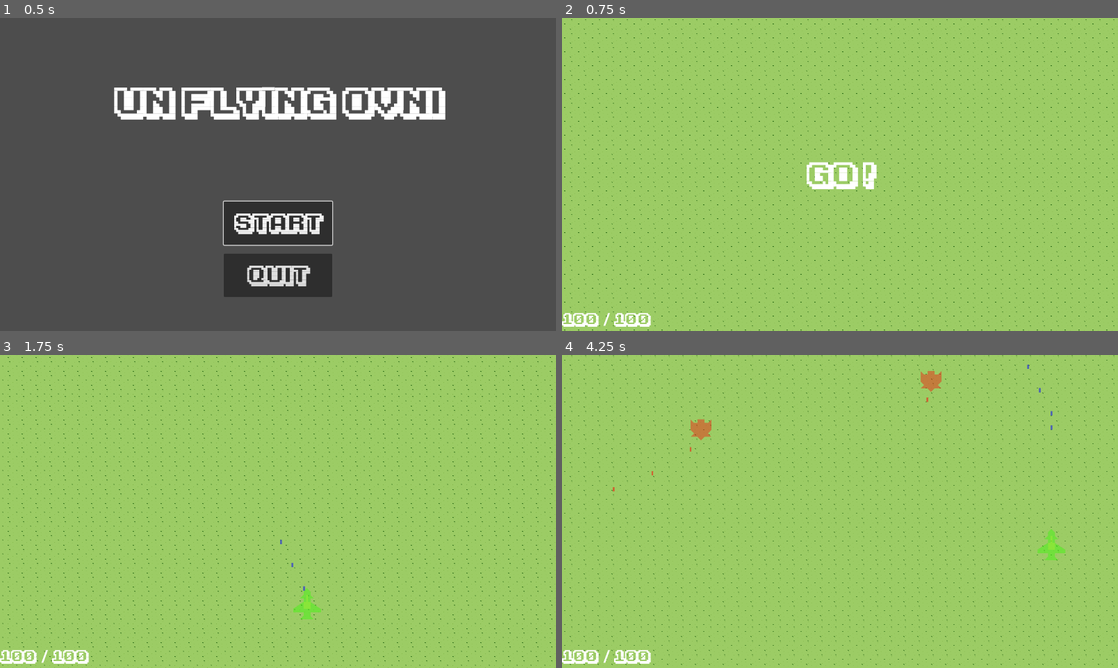
Above: before the commit, frames 1-4 (two rows, left to right).
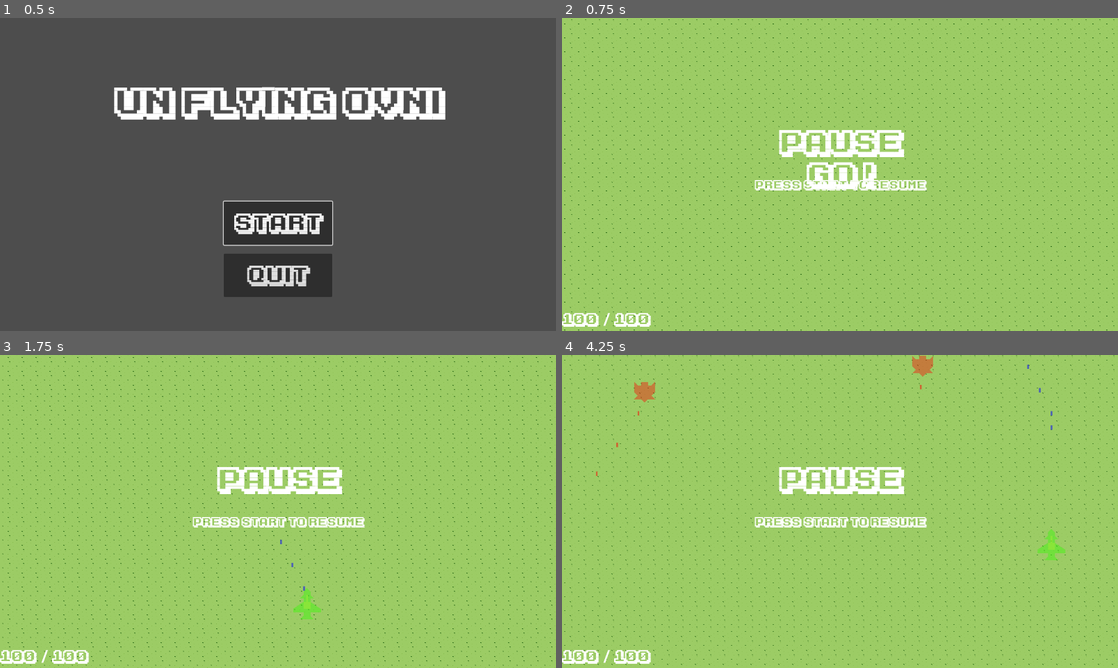
Above: after the commit, the same moments.

Repository: mmyumu/OVNI-godot
Game: Godot game, scene res://menu.tscn
Two runs of this game, one before a commit and one after it. Both use one fixed random seed, a clock stepped at 60 frames per second and the inputs below.
Inputs (mouse positions are in pixels of both pictures, inside the frame that each line leads up to):
- Up to frame 1 (0.5 s): no input
- Up to frame 2 (0.75 s): click "Start" at 0.5 s
- Up to frame 3 (1.75 s): tap Enter at 1.25 s; move the mouse to (400, 495) at 1.27 s; hold Right (move_right) from 1.28 s (still down); hold Space (shoot) from 1.28 s (still down); click (400, 495) at 1.42 s
- Up to frame 4 (4.25 s): tap Enter at 2, 2.75, 3.5 s; move the mouse to (728, 527) at 2.02 s; release Right (move_right) at 2.03 s; release Space (shoot) at 2.03 s; hold Down (move_down) 2.03-2.78 s; tap Space (shoot) at 2.1, 3.6 s; move the mouse to (895, 442) at 2.77 s; hold Right (move_right) 2.78-3.53 s; hold Space (shoot) 2.78-3.53 s; move the mouse to (812, 574) at 3.52 s; hold Up (move_up) from 3.53 s (still down); click (812, 574) at 3.67 s

Frame 1 is identical in both runs. In frame 2, 2.0% of the frame differs, in the area x 34-66%, y 35-56%; in frame 3, 2.1%; in frame 4, 2.9%, in the area x 6-69%, y 0-56%.

Commit message:
Add pause menu, remove signal unconnected

Diff:
--- a/main_stage.gd
+++ b/main_stage.gd
@@ -28,7 +28,6 @@
 
 func _on_hud_start_play():
 	start_stop_game(true)
-
 
 func _on_spawn_timer_timeout():
 	# TODO: improve spawn position (outside of screen? not on player?)
--- a/main_stage.tscn
+++ b/main_stage.tscn
@@ -1,16 +1,20 @@
-[gd_scene load_steps=6 format=3 uid="uid://blbpq1q6ur422"]
+[gd_scene load_steps=7 format=3 uid="uid://blbpq1q6ur422"]
 
 [ext_resource type="PackedScene" uid="uid://xsyxsqvbvltk" path="res://unit/player/player.tscn" id="1_gy300"]
 [ext_resource type="Script" path="res://main_stage.gd" id="1_holjf"]
 [ext_resource type="PackedScene" uid="uid://csrjim7erxwl" path="res://hud.tscn" id="3_ww8p0"]
 [ext_resource type="PackedScene" uid="uid://dgamdwdlcwo4c" path="res://unit/enemies/spawner.tscn" id="4_hcxan"]
+[ext_resource type="PackedScene" uid="uid://c3wmm4jquwoh7" path="res://pause_menu.tscn" id="4_v76s5"]
 [ext_resource type="PackedScene" uid="uid://brxino6mmdeq0" path="res://background.tscn" id="5_0nbiv"]
 
 [node name="MainStage" type="Node"]
+process_mode = 1
 script = ExtResource("1_holjf")
 
 [node name="Player" parent="." instance=ExtResource("1_gy300")]
 position = Vector2(640, 576)
+
+[node name="PauseMenu" parent="." instance=ExtResource("4_v76s5")]
 
 [node name="HUD" parent="." instance=ExtResource("3_ww8p0")]
 
--- /dev/null
+++ b/pause_menu.gd
@@ -0,0 +1,23 @@
+extends CanvasLayer
+
+
+# Called when the node enters the scene tree for the first time.
+func _ready():
+	pass # Replace with function body.
+
+
+# Called every frame. 'delta' is the elapsed time since the previous frame.
+func _process(delta):
+	pass
+
+func _shortcut_input(event):
+	if Input.is_action_pressed("pause"):
+		var is_paused = get_tree().paused
+		get_tree().paused = !is_paused
+
+		if is_paused:
+			$PauseMessage/PauseLabel.hide()
+			$PauseMessage/ResumeLabel.hide()
+		else:
+			$PauseMessage/PauseLabel.show()
+			$PauseMessage/ResumeLabel.show()
--- /dev/null
+++ b/pause_menu.tscn
@@ -0,0 +1,42 @@
+[gd_scene load_steps=3 format=3 uid="uid://c3wmm4jquwoh7"]
+
+[ext_resource type="FontFile" uid="uid://cu1gycbn7rgh1" path="res://fonts/ka1.ttf" id="1_k8qi1"]
+[ext_resource type="Script" path="res://pause_menu.gd" id="1_otuif"]
+
+[node name="PauseMenu" type="CanvasLayer"]
+process_mode = 3
+script = ExtResource("1_otuif")
+
+[node name="PauseMessage" type="Node" parent="."]
+
+[node name="PauseLabel" type="Label" parent="PauseMessage"]
+anchors_preset = 8
+anchor_left = 0.5
+anchor_top = 0.5
+anchor_right = 0.5
+anchor_bottom = 0.5
+offset_left = -140.0
+offset_top = -110.0
+offset_right = 140.0
+offset_bottom = -35.0
+grow_horizontal = 2
+grow_vertical = 2
+theme_override_fonts/font = ExtResource("1_k8qi1")
+theme_override_font_sizes/font_size = 64
+text = "Pause"
+
+[node name="ResumeLabel" type="Label" parent="PauseMessage"]
+anchors_preset = 8
+anchor_left = 0.5
+anchor_top = 0.5
+anchor_right = 0.5
+anchor_bottom = 0.5
+offset_left = -196.5
+offset_top = 10.0
+offset_right = 196.5
+offset_bottom = 41.0
+grow_horizontal = 2
+grow_vertical = 2
+theme_override_fonts/font = ExtResource("1_k8qi1")
+theme_override_font_sizes/font_size = 24
+text = "Press start to resume"
--- a/project.godot
+++ b/project.godot
@@ -76,3 +76,9 @@
 , Object(InputEventJoypadButton,"resource_local_to_scene":false,"resource_name":"","device":-1,"button_index":6,"pressure":0.0,"pressed":true,"script":null)
 ]
 }
+pause={
+"deadzone": 0.5,
+"events": [Object(InputEventJoypadButton,"resource_local_to_scene":false,"resource_name":"","device":-1,"button_index":6,"pressure":0.0,"pressed":true,"script":null)
+, Object(InputEventKey,"resource_local_to_scene":false,"resource_name":"","device":-1,"window_id":0,"alt_pressed":false,"shift_pressed":false,"ctrl_pressed":false,"meta_pressed":false,"pressed":false,"keycode":0,"physical_keycode":4194305,"key_label":0,"unicode":0,"echo":false,"script":null)
+]
+}
--- /dev/null
+++ b/unit/enemies/approach_ai.tscn
@@ -0,0 +1,6 @@
+[gd_scene load_steps=2 format=3 uid="uid://bpkibt80wtrf6"]
+
+[ext_resource type="Script" path="res://unit/enemies/approach_ai.gd" id="1_gv777"]
+
+[node name="ApproachAI" type="Node"]
+script = ExtResource("1_gv777")
--- a/unit/enemies/enemy.tscn
+++ b/unit/enemies/enemy.tscn
@@ -2,7 +2,7 @@
 
 [ext_resource type="Script" path="res://unit/enemies/enemy.gd" id="1_utwqf"]
 [ext_resource type="PackedScene" uid="uid://bq8gn3xifxca1" path="res://unit/enemies/weapon.tscn" id="2_d2til"]
-[ext_resource type="Script" path="res://unit/enemies/ai.gd" id="3_rldtg"]
+[ext_resource type="PackedScene" uid="uid://bpkibt80wtrf6" path="res://unit/enemies/approach_ai.tscn" id="3_dgkip"]
 
 [sub_resource type="RectangleShape2D" id="RectangleShape2D_w04ol"]
 size = Vector2(48, 48)
@@ -21,9 +21,7 @@
 [node name="Weapon" parent="." instance=ExtResource("2_d2til")]
 position = Vector2(0, -24)
 
-[node name="AI" type="Node" parent="."]
-script = ExtResource("3_rldtg")
-approach_speed = 0.2
+[node name="AI" parent="." instance=ExtResource("3_dgkip")]
 
 [connection signal="area_shape_entered" from="." to="." method="_on_area_shape_entered"]
 [connection signal="shoot" from="Weapon" to="." method="_on_weapon_shoot"]
--- a/unit/projectile1.tscn
+++ b/unit/projectile1.tscn
@@ -4,5 +4,3 @@
 
 [node name="Projectile" instance=ExtResource("1_tqnnm")]
 damage = 5
-
-[connection signal="area_shape_entered" from="." to="." method="_on_area_shape_entered"]
Not shown: 1 places in menu.tscn that only renumber resources
Renamed: unit/enemies/ai.gd -> unit/enemies/approach_ai.gd
